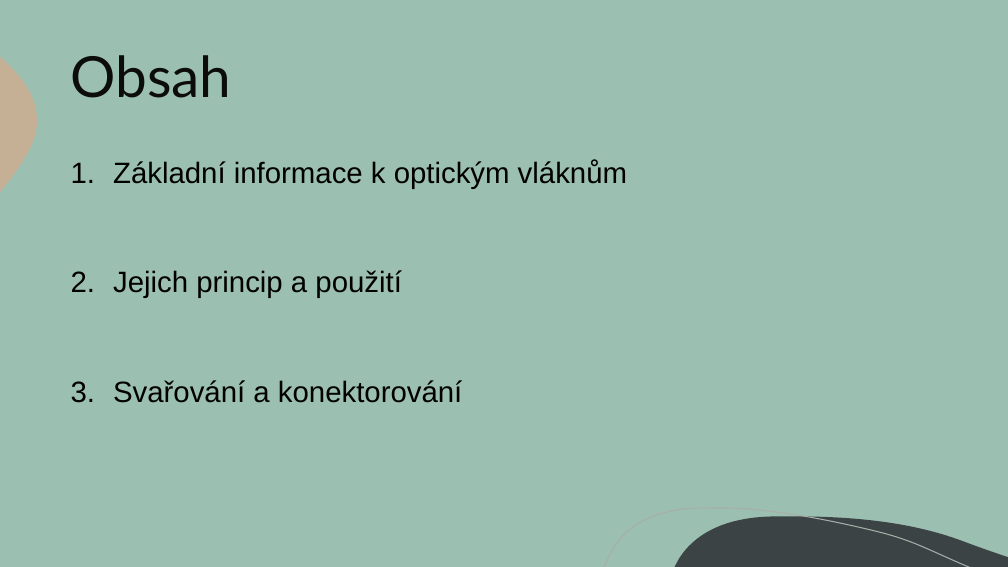
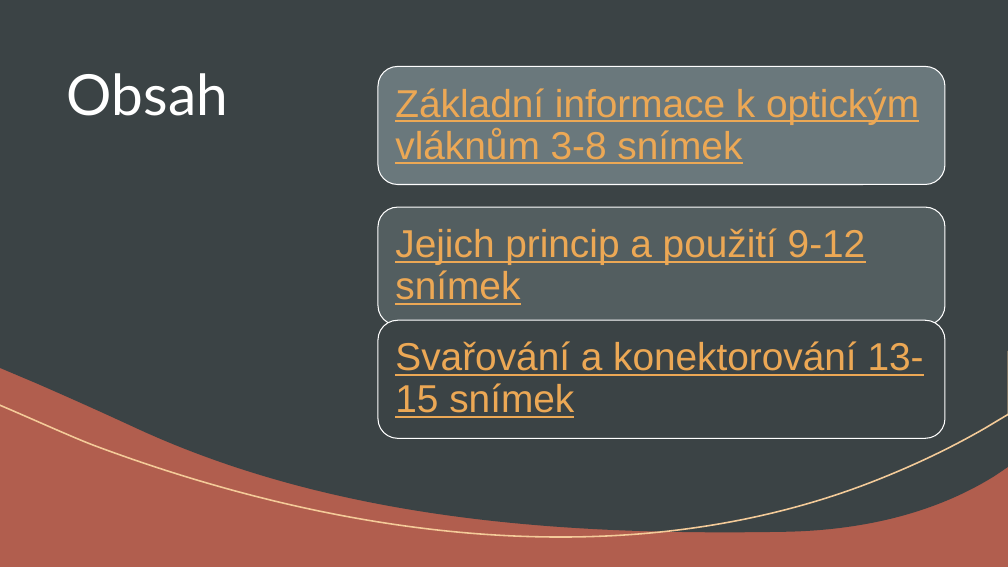
Before and after one commit to Stepikkk93/Prezentace-Helbich, a slide deck: slide 2 of Helbich - Optická vlákna.ppsx. Drawn at 1008x567 pixels with LibreOffice and Linux fonts; fonts in the diff are those of the drawing. Boxes give left, top, right and bottom in pixels: in the first picture for what was removed or moved away, otherwise in the second. Text is boxed around its words. In the diff, an @@ line names an element or a change of style, - is before the commit and + after.

```diff
--- a/Helbich - Optická vlákna.ppsx
+++ b/Helbich - Optická vlákna.ppsx
@@ background #9BBFB0 to #B15E4E @@
@@ rectangle added at (0, 0, 1008, 567), fill #B15E4E @@
@@ freeform shape added at (0, 0, 1008, 532), fill #3B4345 @@
@@ freeform shape added at (0, 0, 1008, 567), outline #F4CB99 1.5 pt @@
@@ title "Obsah": place and size @@
-title "Obsah" at (71, 55, 232, 98)
+title "Obsah" at (67, 73, 228, 116)
@@ title "Obsah" at (67, 73, 228, 116): text colour #0C0C0C to #FFFFFF; vertical alignment middle to top @@
@@ text removed at (113, 160, 627, 403) @@
-1. Základní informace k optickým vláknům
-2. Jejich princip a použití
-3. Svařování a konektorování
@@ group added at (378, 67, 945, 439): 3 rounded rectangles, 3 texts @@
+Základní informace k optickým vláknům 3-8 snímek
+Jejich princip a použití 9-12 snímek
+Svařování a konektorování 13-15 snímek
```
Also in this commit, not shown: 1 other slide changed, 14 slides added, 17 slides removed, 1 other file.
